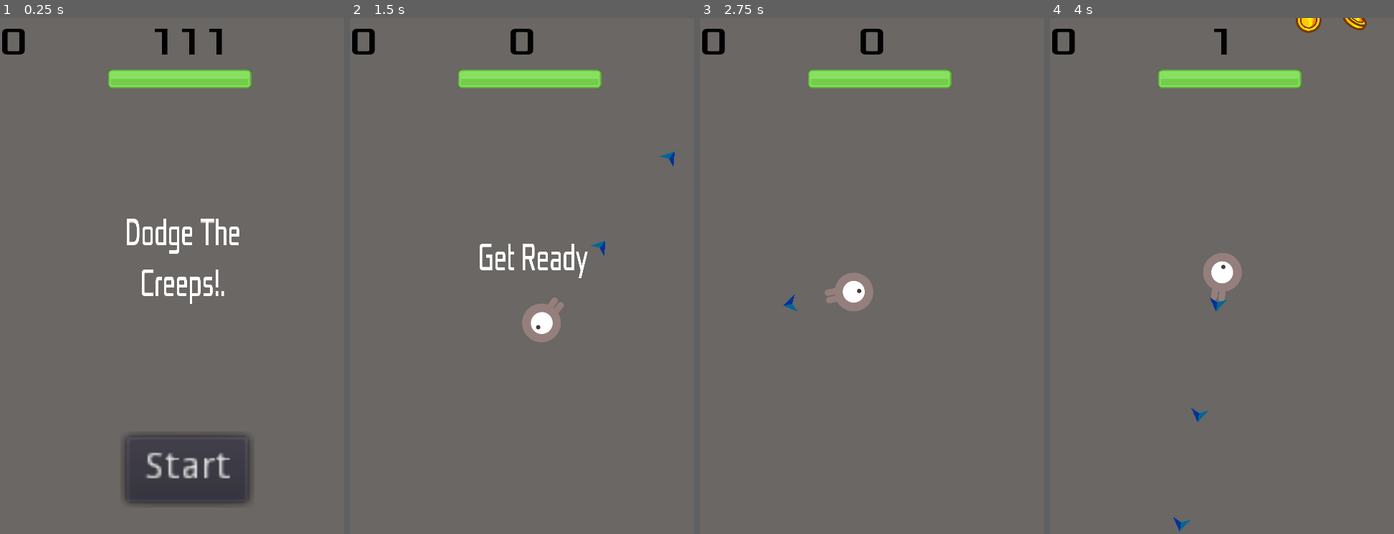
Above: before the commit, frames 1-4 (left to right).
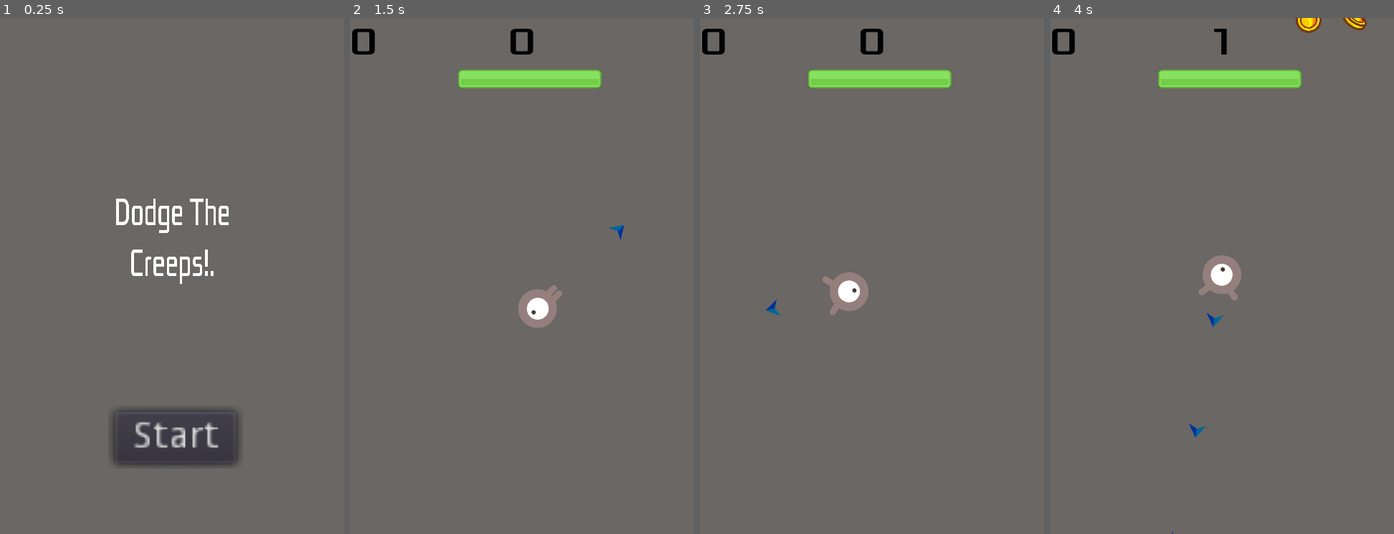
Above: after the commit, the same moments.

Repository: ShamliShahni/Dodge_the_Creep
Game: Godot game, scene res://Loading.tscn
Two runs of this game, one before a commit and one after it. Both use one fixed random seed, a clock stepped at 60 frames per second and the inputs below. Before the commit the project starts from res://Main.tscn.
Inputs (mouse positions are in pixels of both pictures, inside the frame that each line leads up to):
- Up to frame 1 (0.25 s): no input
- Up to frame 2 (1.5 s): click "Start" at 0.5 s; move the mouse to (597, 250) at 1.27 s
- Up to frame 3 (2.75 s): move the mouse to (803, 301) at 2.02 s
- Up to frame 4 (4 s): move the mouse to (1256, 162) at 2.77 s; move the mouse to (1204, 379) at 3.52 s

The runs differ from the first frame. In frame 1, 9.2% of the frame differs, in the area x 0-74%, y 2-95%; in frame 2, 1.7%; in frame 3, 0.5%; in frame 4, 0.5%.

Commit message:
Dodge the creeps

Diff:
--- a/Bullets.gd
+++ b/Bullets.gd
@@ -9,7 +9,6 @@
 	Self_Distruction()
 
 func _on_Bullets_body_entered(body):
-	#print(body)
 	hide()
 	pass
 
--- a/Coin.gd
+++ b/Coin.gd
@@ -1,22 +1,20 @@
-extends RigidBody2D
+extends Area2D
+
 
 var coin = 0
-func _ready():
-	sleeping = true
-	mode = RigidBody2D.MODE_STATIC
 
-
-
-#func _on_Coin_body_entered(body):
-#	print(body)
 func Visibility():
 	visible = false
 
 
-#func _on_Area2D_body_entered(body):
-#	#print(body.name)
-#	var group = body.get_groups()
-#	#print(group)
-#	if group.has("coin"):
-#		visible = false
-#
+
+func _on_Coin_body_entered(body):
+	var group = body.get_groups()
+	if group.has("player"):
+		#print("coin player")
+		Visibility()
+		body.update_coin_player()
+
+	if group.has("bullet"):
+		#print("bullet")
+		body.hide()
--- a/Coin.tscn
+++ b/Coin.tscn
@@ -16,13 +16,10 @@
 "speed": 5.0
 } ]
 
-[sub_resource type="RectangleShape2D" id=2]
-extents = Vector2( 19, 19.25 )
+[sub_resource type="CircleShape2D" id=3]
+radius = 16.1229
 
-[sub_resource type="RectangleShape2D" id=3]
-extents = Vector2( 19.0746, 18.2746 )
-
-[node name="Coin" type="RigidBody2D" groups=[
+[node name="Coin" type="Area2D" groups=[
 "coin",
 ]]
 script = ExtResource( 2 )
@@ -33,9 +30,6 @@
 animation = "coin_anim"
 
 [node name="CollisionShape2D" type="CollisionShape2D" parent="."]
-shape = SubResource( 2 )
+shape = SubResource( 3 )
 
-[node name="Area2D" type="Area2D" parent="."]
-
-[node name="CollisionShape2D" type="CollisionShape2D" parent="Area2D"]
-shape = SubResource( 3 )
+[connection signal="body_entered" from="." to="." method="_on_Coin_body_entered"]
--- a/Control.gd
+++ /dev/null
@@ -1,24 +0,0 @@
-extends Control
-
-onready var viewport = get_viewport()
-onready var game_size = Vector2(
-	ProjectSettings.get_setting("display/window/size/width"),
-	ProjectSettings.get_setting("display/window/size/height"))
-
-func _ready():
-	viewport.connect("size_changed", self, "resize_viewport")
-	resize_viewport()
-
-func resize_viewport():
-	var new_size = OS.get_window_size()
-	var scale_factor
-	if new_size.x < game_size.x:
-		scale_factor = game_size.x/new_size.x
-		new_size = Vector2(new_size.x*scale_factor, new_size.y*scale_factor)
-
-
-	if new_size.y < game_size.y:
-		scale_factor = game_size.y/new_size.y
-		new_size = Vector2(new_size.x*scale_factor, new_size.y*scale_factor)
-
-	viewport.set_size_override(true, new_size)
--- a/Control.tscn
+++ /dev/null
@@ -1,8 +0,0 @@
-[gd_scene format=2]
-
-[node name="Control" type="Control"]
-__meta__ = {
-"_edit_use_anchors_": false
-}
-
-[node name="Sprite" type="Sprite" parent="."]
--- /dev/null
+++ b/GameOver.gd
@@ -0,0 +1,7 @@
+extends Node2D
+
+export(String, FILE, "*.tscn") var path_to_scene
+
+
+func _on_RestartButton_pressed():
+	get_tree().change_scene(path_to_scene)
--- /dev/null
+++ b/GameOver.tscn
@@ -0,0 +1,53 @@
+[gd_scene load_steps=4 format=2]
+
+[ext_resource path="res://dodge_assets/fonts/Xolonium-Regular.ttf" type="DynamicFontData" id=1]
+[ext_resource path="res://GameOver.gd" type="Script" id=2]
+
+[sub_resource type="DynamicFont" id=1]
+size = 54
+outline_color = Color( 0.0313726, 0.109804, 0.462745, 1 )
+font_data = ExtResource( 1 )
+
+[node name="GameOver" type="Node2D"]
+script = ExtResource( 2 )
+path_to_scene = "res://Main.tscn"
+
+[node name="Message" type="Label" parent="."]
+anchor_left = 0.5
+anchor_top = 0.5
+anchor_right = 0.5
+anchor_bottom = 0.5
+margin_left = -143.734
+margin_top = 236.619
+margin_right = 336.266
+margin_bottom = 371.619
+rect_scale = Vector2( 0.501856, 1.02581 )
+rect_pivot_offset = Vector2( 528.501, -29.7113 )
+custom_fonts/font = SubResource( 1 )
+text = "GameOver.."
+align = 1
+valign = 1
+autowrap = true
+__meta__ = {
+"_edit_use_anchors_": false
+}
+
+[node name="RestartButton" type="Button" parent="."]
+anchor_top = 1.0
+anchor_right = 1.0
+anchor_bottom = 1.0
+margin_left = 132.558
+margin_top = 553.453
+margin_right = 189.558
+margin_bottom = 573.453
+rect_scale = Vector2( 4.16179, 3.67431 )
+text = "Restart"
+__meta__ = {
+"_edit_use_anchors_": false
+}
+
+[node name="Camera2D" type="Camera2D" parent="."]
+position = Vector2( 239.385, 360.337 )
+current = true
+
+[connection signal="pressed" from="RestartButton" to="." method="_on_RestartButton_pressed"]
--- a/KinematicBody2D.gd
+++ /dev/null
@@ -1,9 +0,0 @@
-extends KinematicBody2D
-
-var velocity = Vector2(10,3)
-var collision
-
-func _physics_process(delta):
-	collision = move_and_collide(velocity * delta)
-	if collision:
-		print("collision")
--- a/KinematicBody2D.tscn
+++ /dev/null
@@ -1,44 +0,0 @@
-[gd_scene load_steps=10 format=2]
-
-[ext_resource path="res://KinematicBody2D.gd" type="Script" id=1]
-[ext_resource path="res://dodge_assets/art/enemyWalking_2.png" type="Texture" id=2]
-[ext_resource path="res://dodge_assets/art/enemyWalking_1.png" type="Texture" id=3]
-[ext_resource path="res://dodge_assets/art/enemyFlyingAlt_1.png" type="Texture" id=4]
-[ext_resource path="res://dodge_assets/art/enemyFlyingAlt_2.png" type="Texture" id=5]
-[ext_resource path="res://dodge_assets/art/enemySwimming_1.png" type="Texture" id=6]
-[ext_resource path="res://dodge_assets/art/enemySwimming_2.png" type="Texture" id=7]
-
-[sub_resource type="SpriteFrames" id=1]
-animations = [ {
-"frames": [ ExtResource( 3 ), ExtResource( 2 ) ],
-"loop": true,
-"name": "walk",
-"speed": 3.0
-}, {
-"frames": [ ExtResource( 4 ), ExtResource( 5 ) ],
-"loop": true,
-"name": "fly",
-"speed": 3.0
-}, {
-"frames": [ ExtResource( 6 ), ExtResource( 7 ) ],
-"loop": true,
-"name": "swim",
-"speed": 3.0
-} ]
-
-[sub_resource type="CapsuleShape2D" id=2]
-radius = 40.0451
-height = 27.6171
-
-[node name="KinematicBody2D" type="KinematicBody2D"]
-script = ExtResource( 1 )
-
-[node name="MobSprite" type="AnimatedSprite" parent="."]
-rotation = 1.5708
-scale = Vector2( 0.75, 0.75 )
-frames = SubResource( 1 )
-animation = "walk"
-
-[node name="CollisionShape2D" type="CollisionShape2D" parent="."]
-position = Vector2( 0.44545, 0 )
-shape = SubResource( 2 )
--- /dev/null
+++ b/Loading.gd
@@ -0,0 +1,9 @@
+extends Node2D
+
+var nextScene = preload("res://Main.tscn")
+
+
+
+
+func _on_StartButton_pressed():
+	get_tree().change_scene_to(nextScene)
--- /dev/null
+++ b/Loading.tscn
@@ -0,0 +1,63 @@
+[gd_scene load_steps=4 format=2]
+
+[ext_resource path="res://dodge_assets/fonts/Xolonium-Regular.ttf" type="DynamicFontData" id=1]
+
+[sub_resource type="GDScript" id=2]
+script/source = "extends Node2D
+
+var nextScene = preload(\"res://Main.tscn\")
+
+
+
+
+func _on_StartButton_pressed():
+	get_tree().change_scene_to(nextScene)
+"
+
+[sub_resource type="DynamicFont" id=1]
+size = 54
+outline_color = Color( 0.0313726, 0.109804, 0.462745, 1 )
+font_data = ExtResource( 1 )
+
+[node name="Loading" type="Node2D"]
+script = SubResource( 2 )
+
+[node name="StartButton" type="Button" parent="."]
+anchor_top = 1.0
+anchor_right = 1.0
+anchor_bottom = 1.0
+margin_left = 158.75
+margin_top = 549.484
+margin_right = 199.75
+margin_bottom = 569.484
+rect_scale = Vector2( 4.16179, 3.67431 )
+text = "Start"
+__meta__ = {
+"_edit_use_anchors_": false
+}
+
+[node name="Message" type="Label" parent="."]
+anchor_left = 0.5
+anchor_top = 0.5
+anchor_right = 0.5
+anchor_bottom = 0.5
+margin_left = -143.734
+margin_top = 236.619
+margin_right = 336.266
+margin_bottom = 371.619
+rect_scale = Vector2( 0.501856, 1.02581 )
+rect_pivot_offset = Vector2( 528.501, -29.7113 )
+custom_fonts/font = SubResource( 1 )
+text = "Dodge The Creeps!."
+align = 1
+valign = 1
+autowrap = true
+__meta__ = {
+"_edit_use_anchors_": false
+}
+
+[node name="Camera2D" type="Camera2D" parent="."]
+position = Vector2( 239.385, 360.337 )
+current = true
+
+[connection signal="pressed" from="StartButton" to="." method="_on_StartButton_pressed"]
--- a/Main.gd
+++ b/Main.gd
@@ -6,25 +6,28 @@
 # var b = "text"
 export (PackedScene) var mob
 var score
+var player_alive
+
 
 func _ready():
 	randomize()
+	score = 0
+	$Player.start($StartPostion.position)
+	$Player.visible = true
+	$StartTimer.start()
+	$hud.update_score(score)
+	$Player.coin = 0
+	player_alive = $Player.is_alive
+
+func _process(delta):
+	if !player_alive:
+		game_over()
 
 func game_over():
 	 $ScoreTimer.stop()
 	 $MobTimer.stop()
 	 get_tree().call_group("mobs", "queue_free")
 
-func new_game():
-	 score = 0
-	 $Player.start($StartPostion.position)
-	 $Player.visible = true
-	 $StartTimer.start()
-	 $hud.update_score(score)
-	 $hud.show_message("Get Ready")
-	 #$hud.coin = 0
-	 #$hud.coin = 0
-	 $Player.coin = 0
 
 func _on_StartTimer_timeout():
 	$MobTimer.start()
--- a/Player.gd
+++ b/Player.gd
@@ -12,12 +12,13 @@
 var can_fire = true
 var bullets = preload("res://Bullets.tscn")
 var health_max = 100
-var player_health = 100
+var health = 100
 var player_damage = 20
-var timer = 0.4
+var timer = 0.7
 var is_alive = true
 onready var tween = get_node("Tween")
 var coin = 0
+var gameover = preload("res://GameOver.tscn")
 
 func _ready():
 	screen_size = get_viewport_rect().size
@@ -66,13 +67,18 @@
 
 
 func _on_Area2D_body_entered(body):
-	var group = body.get_groups()
-	if group.has("mob"):
-		player_health -= player_damage
-		var healthDisplay = get_parent().get_node("PlayerHealthBar")
-		healthDisplay.update_healthbar(player_health)
+	pass
+func update_coin_player():
+	var coinVal = get_parent().get_node("hud")
+	coin += 1
+	coinVal.update_coin(coin)
 
-	if player_health <= 0:
+func player_health():
+	health -= player_damage
+	var healthDisplay = get_parent().get_node("PlayerHealthBar")
+	healthDisplay.update_healthbar(health)
+
+	if health <= 0:
 		is_alive = false
 		emit_signal("hit")
 		$AnimatedSprite.stop()
@@ -81,13 +87,4 @@
 		tween.interpolate_property($AnimatedSprite,"modulate:a",0,1,0.2)
 		yield(get_tree().create_timer(timer),"timeout")
 		queue_free()
-
-
-	if group.has("coin"):
-		print(body.name)
-		var cur_score = get_parent().score
-		cur_score += 20
-		body.Visibility()
-		var coinVal = get_parent().get_node("hud")
-		coin += 1
-		coinVal.update_coin(coin)
+		get_tree().change_scene_to(gameover)
--- a/Player.tscn
+++ b/Player.tscn
@@ -19,13 +19,8 @@
 "speed": 5.0
 } ]
 
-[sub_resource type="CapsuleShape2D" id=2]
-radius = 27.3513
-height = 13.516
-
-[sub_resource type="CapsuleShape2D" id=3]
-radius = 35.1816
-height = 0.0
+[sub_resource type="CircleShape2D" id=4]
+radius = 31.4086
 
 [node name="Player" type="KinematicBody2D" groups=[
 "player",
@@ -45,8 +40,8 @@
 
 [node name="CollisionShape2D" type="CollisionShape2D" parent="."]
 use_parent_material = true
-shape = SubResource( 2 )
-disabled = true
+position = Vector2( -0.44545, -10.2453 )
+shape = SubResource( 4 )
 
 [node name="TurnPoint" type="Position2D" parent="."]
 rotation = 0.785398
@@ -54,11 +49,4 @@
 [node name="CastPoint" type="Position2D" parent="TurnPoint"]
 position = Vector2( 42, 0 )
 
-[node name="Area2D" type="Area2D" parent="."]
-
-[node name="CollisionShape2D" type="CollisionShape2D" parent="Area2D"]
-shape = SubResource( 3 )
-
 [node name="Tween" type="Tween" parent="."]
-
-[connection signal="body_entered" from="Area2D" to="." method="_on_Area2D_body_entered"]
--- a/hud.gd
+++ b/hud.gd
@@ -1,39 +1,13 @@
 extends CanvasLayer
 signal start_game
 
-#var coin = 0
-
-func show_message(text):
-	$Message.text = text
-	$Message.show()
-	$MessageTimer.start()
 
 func show_game_over():
-	show_message("Game Over")
-	# Wait until the MessageTimer has counted down.
-	yield($MessageTimer, "timeout")
+	yield(get_tree().create_timer(1), "timeout")
 
-	$Message.text = "Dodge the\nCreeps!"
-	$Message.show()
-	# Make a one-shot timer and wait for it to finish.
-	yield(get_tree().create_timer(1), "timeout")
-	$StartButton.show()
 
 func update_score(score):
 	$ScoreLabel.text = str(score)
 
 func update_coin(coin):
-	#coin += 1
 	$CoinLabel.text = str(coin)
-
-# Called every frame. 'delta' is the elapsed time since the previous frame.
-#func _process(delta):
-#	pass
-
-
-func _on_StartButton_pressed():
-	   $StartButton.hide()
-	   emit_signal("start_game")
-
-func _on_MessageTimer_timeout():
-	  $Message.hide()
--- a/hud.tscn
+++ b/hud.tscn
@@ -33,41 +33,6 @@
 "_edit_use_anchors_": false
 }
 
-[node name="Message" type="Label" parent="."]
-anchor_left = 0.5
-anchor_top = 0.5
-anchor_right = 0.5
-anchor_bottom = 0.5
-margin_left = -368.0
-margin_top = -96.0
-margin_right = 112.0
-margin_bottom = 39.0
-rect_scale = Vector2( 0.501856, 1.02581 )
-rect_pivot_offset = Vector2( 528.501, -29.7113 )
-custom_fonts/font = SubResource( 1 )
-text = "Dodge The Creeps!."
-align = 1
-valign = 1
-autowrap = true
-__meta__ = {
-"_edit_use_anchors_": false
-}
-
-[node name="StartButton" type="Button" parent="."]
-anchor_left = 0.5
-anchor_top = 1.0
-anchor_right = 0.5
-anchor_bottom = 1.0
-margin_left = -64.0
-margin_top = -136.0
-margin_right = -23.0
-margin_bottom = -111.0
-rect_scale = Vector2( 4.16179, 3.67431 )
-text = "Start"
-__meta__ = {
-"_edit_use_anchors_": false
-}
-
 [node name="MessageTimer" type="Timer" parent="."]
 
 [node name="CoinLabel" type="Label" parent="."]
@@ -86,5 +51,4 @@
 "_edit_use_anchors_": false
 }
 
-[connection signal="pressed" from="StartButton" to="." method="_on_StartButton_pressed"]
 [connection signal="timeout" from="MessageTimer" to="." method="_on_MessageTimer_timeout"]
--- a/mob.gd
+++ b/mob.gd
@@ -19,6 +19,10 @@
 func _on_Area2D_body_entered(body):
 	var group = body.get_groups()
 
+	if group.has("player"):
+		#print("player")
+		body.player_health()
+
 	if group.has("bullet"):
 		current_health -= body.get_damage()
 		sleeping = true
@@ -26,7 +30,6 @@
 	if current_health <= 0 && enemy_alive:
 		enemy_alive = false
 		sleeping = true
-		mode = RigidBody2D.MODE_STATIC
 		$MobSprite.stop()
 		$MobSprite.visible = false
 		$MobSprite.queue_free()
@@ -38,7 +41,6 @@
 		$explosion.stop()
 		$explosion.visible = false
 		$Coin.visible = true
-		$Coin.sleeping = false
 		$Coin/Sprite.animation = "coin_anim"
 		$Coin/Sprite.play()
 		sleeping = false
--- a/mob.tscn
+++ b/mob.tscn
@@ -25,14 +25,14 @@
 "name": "walk",
 "speed": 3.0
 }, {
+"frames": [ ExtResource( 2 ), ExtResource( 4 ) ],
+"loop": true,
+"name": "swim",
+"speed": 3.0
+}, {
 "frames": [ ExtResource( 6 ), ExtResource( 3 ) ],
 "loop": true,
 "name": "fly",
-"speed": 3.0
-}, {
-"frames": [ ExtResource( 2 ), ExtResource( 4 ) ],
-"loop": true,
-"name": "swim",
 "speed": 3.0
 } ]
 
@@ -89,7 +89,7 @@
 [node name="Area2D" type="Area2D" parent="."]
 
 [node name="CollisionShape2D" type="CollisionShape2D" parent="Area2D"]
-visible = false
+position = Vector2( 0.667419, 2.66968 )
 shape = SubResource( 4 )
 
 [connection signal="body_entered" from="." to="." method="_on_mob_body_entered"]
--- a/project.godot
+++ b/project.godot
@@ -11,7 +11,7 @@
 [application]
 
 config/name="Dodge The Creeps!"
-run/main_scene="res://Main.tscn"
+run/main_scene="res://Loading.tscn"
 config/icon="res://icon.png"
 
 [autoload]
Not shown: 1 places in Coin.tscn that only renumber resources
Not shown: 1 places in Player.tscn that only renumber resources
